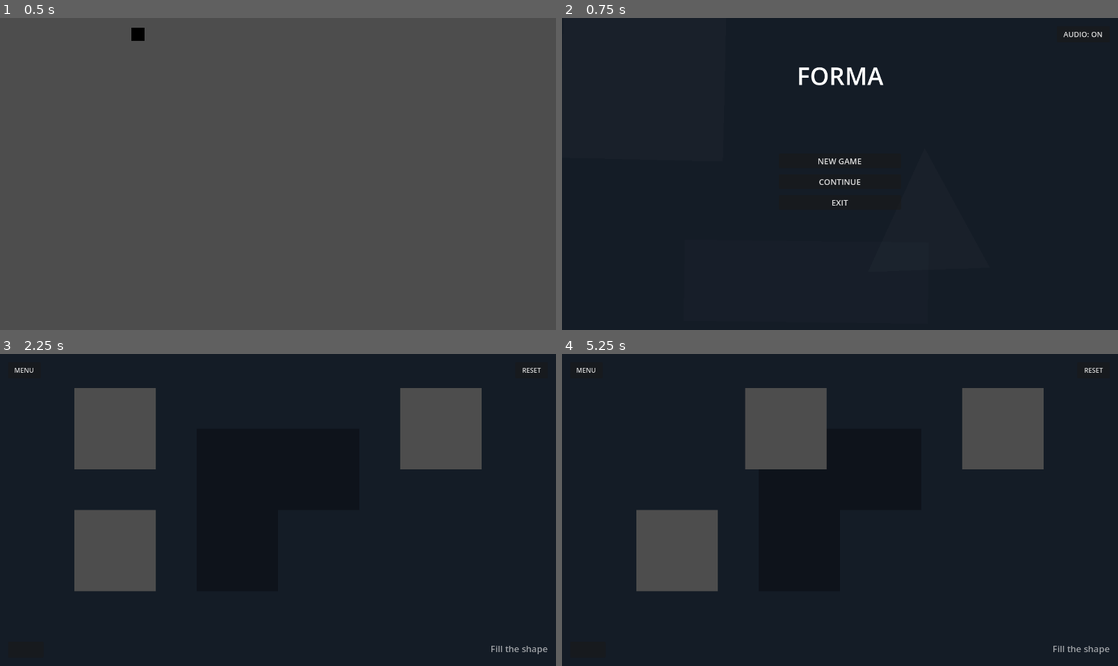
Above: before the commit, frames 1-4 (two rows, left to right).
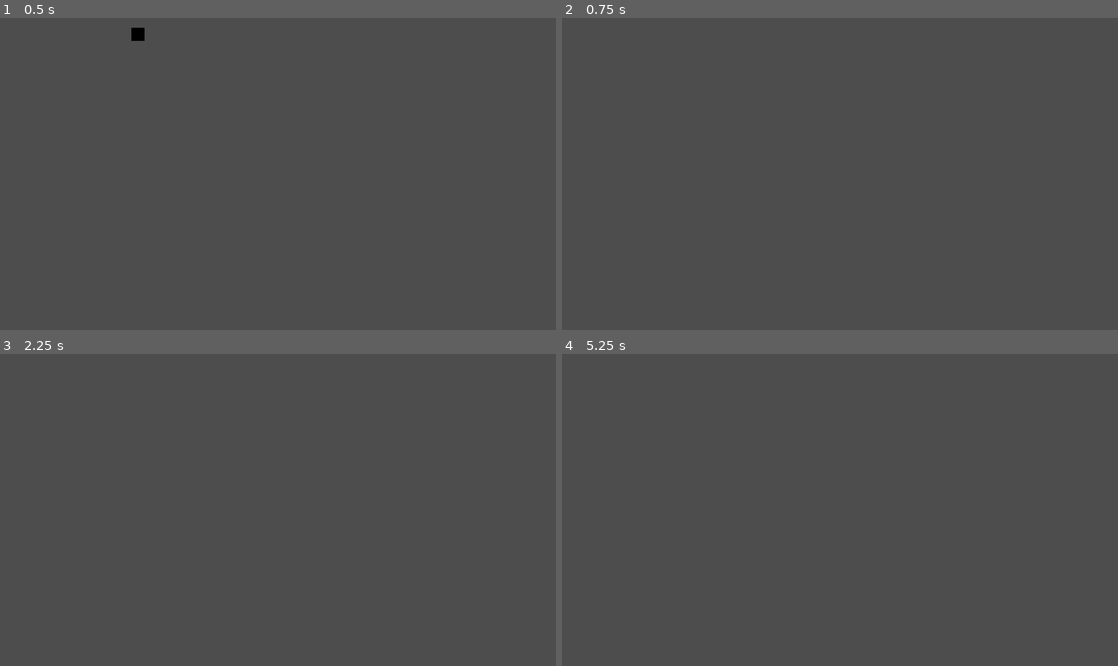
Above: after the commit, the same moments.

Repository: vaillant86/forma
Game: Godot game, scene res://intro.tscn
Same seed, same stepped clock (60 frames per second), same inputs: the game is played once before the commit and once after it. Video files are missing from this copy of the repository; at most half a second of black plays in their place.
Inputs (mouse positions are in pixels of both pictures, inside the frame that each line leads up to):
- Up to frame 1 (0.5 s): no input
- Up to frame 2 (0.75 s): tap Enter (ui_accept) at 0.5 s; move the mouse to (962, 158) at 0.52 s; click (962, 158) at 0.67 s
- Up to frame 3 (2.25 s): tap Enter (ui_accept) at 0.77 s; click (522, 369) at 1.25 s, where only the run before the commit has a clickable "AUDIO: ON"; click (278, 497) at 2 s, where only the run before the commit has a clickable "NEW GAME"
- Up to frame 4 (5.25 s): click (584, 369) at 2.75 s, where only the run before the commit has a clickable "MENU"; click (840, 497) at 3.5 s, where only the run before the commit has a clickable "NEW GAME"; click (1095, 369) at 4.25 s, where only the run before the commit has a clickable "RESET"; tap Enter (ui_accept) at 5 s; drag from (678, 428) to (1001, 428) at 5.02 s

Frame 1 is identical in both runs. In frame 2, 100% of the frame differs, in the area x 0-100%, y 0-100%; in frame 3, 89%; in frame 4, 89%.
Error before the commit: Invalid assignment of property or key 'disabled' with value of type 'bool' on a base object of type 'null instance'. (res://scripts/main_menu.gd:22)

Commit message:
Refactor main menu for better usability and layout stability

Diff:
--- a/main_menu.tscn
+++ b/main_menu.tscn
@@ -14,65 +14,64 @@
 
 [node name="Background" parent="." instance=ExtResource("2_bg")]
 
-[node name="Title" type="Label" parent="."]
+[node name="CenterContainer" type="CenterContainer" parent="."]
 layout_mode = 1
-anchors_preset = 5
-anchor_left = 0.5
-anchor_right = 0.5
-offset_left = -200.0
-offset_top = 100.0
-offset_right = 200.0
-offset_bottom = 180.0
+anchors_preset = 15
+anchor_right = 1.0
+anchor_bottom = 1.0
 grow_horizontal = 2
+grow_vertical = 2
+
+[node name="VBoxContainer" type="VBoxContainer" parent="CenterContainer"]
+layout_mode = 2
+theme_override_constants/separation = 18
+alignment = 1
+
+[node name="Title" type="Label" parent="CenterContainer/VBoxContainer"]
+layout_mode = 2
 theme_override_font_sizes/font_size = 60
 text = "FORMA"
 horizontal_alignment = 1
 vertical_alignment = 1
 
-[node name="VBoxContainer" type="VBoxContainer" parent="."]
-layout_mode = 1
-anchors_preset = 8
-anchor_left = 0.5
-anchor_top = 0.5
-anchor_right = 0.5
-anchor_bottom = 0.5
-offset_left = -150.0
-offset_top = -50.0
-offset_right = 150.0
-offset_bottom = 150.0
-grow_horizontal = 2
-grow_vertical = 2
-theme_override_constants/separation = 15
-
-[node name="BtnNuovaPartita" type="Button" parent="VBoxContainer"]
+[node name="BtnNuovaPartita" type="Button" parent="CenterContainer/VBoxContainer"]
 layout_mode = 2
+focus_mode = Control.FOCUS_ALL
 theme_override_font_sizes/font_size = 20
 text = "NEW GAME"
 
-[node name="BtnContinua" type="Button" parent="VBoxContainer"]
+[node name="BtnContinua" type="Button" parent="CenterContainer/VBoxContainer"]
 layout_mode = 2
+focus_mode = Control.FOCUS_ALL
 theme_override_font_sizes/font_size = 20
 text = "CONTINUE"
 
-[node name="BtnEsci" type="Button" parent="VBoxContainer"]
+[node name="BtnEsci" type="Button" parent="CenterContainer/VBoxContainer"]
 layout_mode = 2
+focus_mode = Control.FOCUS_ALL
 theme_override_font_sizes/font_size = 20
 text = "EXIT"
 
-[node name="BtnAudio" type="Button" parent="."]
+[node name="MarginContainer" type="MarginContainer" parent="."]
 layout_mode = 1
-anchors_preset = 1
-anchor_left = 1.0
+anchors_preset = 15
 anchor_right = 1.0
-offset_left = -150.0
-offset_top = 20.0
-offset_right = -20.0
-offset_bottom = 60.0
-grow_horizontal = 0
+anchor_bottom = 1.0
+grow_horizontal = 2
+grow_vertical = 2
+theme_override_constants/margin_left = 20
+theme_override_constants/margin_top = 20
+theme_override_constants/margin_right = 20
+theme_override_constants/margin_bottom = 20
+
+[node name="BtnAudio" type="Button" parent="MarginContainer"]
+layout_mode = 2
+size_flags_horizontal = 8
+focus_mode = Control.FOCUS_ALL
 theme_override_font_sizes/font_size = 18
 text = "AUDIO: ON"
 
-[connection signal="pressed" from="VBoxContainer/BtnNuovaPartita" to="." method="_on_btn_nuova_partita_pressed"]
-[connection signal="pressed" from="VBoxContainer/BtnContinua" to="." method="_on_btn_continua_pressed"]
-[connection signal="pressed" from="VBoxContainer/BtnEsci" to="." method="_on_btn_esci_pressed"]
-[connection signal="pressed" from="BtnAudio" to="." method="_on_btn_audio_pressed"]
+[connection signal="pressed" from="CenterContainer/VBoxContainer/BtnNuovaPartita" to="." method="_on_btn_nuova_partita_pressed"]
+[connection signal="pressed" from="CenterContainer/VBoxContainer/BtnContinua" to="." method="_on_btn_continua_pressed"]
+[connection signal="pressed" from="CenterContainer/VBoxContainer/BtnEsci" to="." method="_on_btn_esci_pressed"]
+[connection signal="pressed" from="MarginContainer/BtnAudio" to="." method="_on_btn_audio_pressed"]
